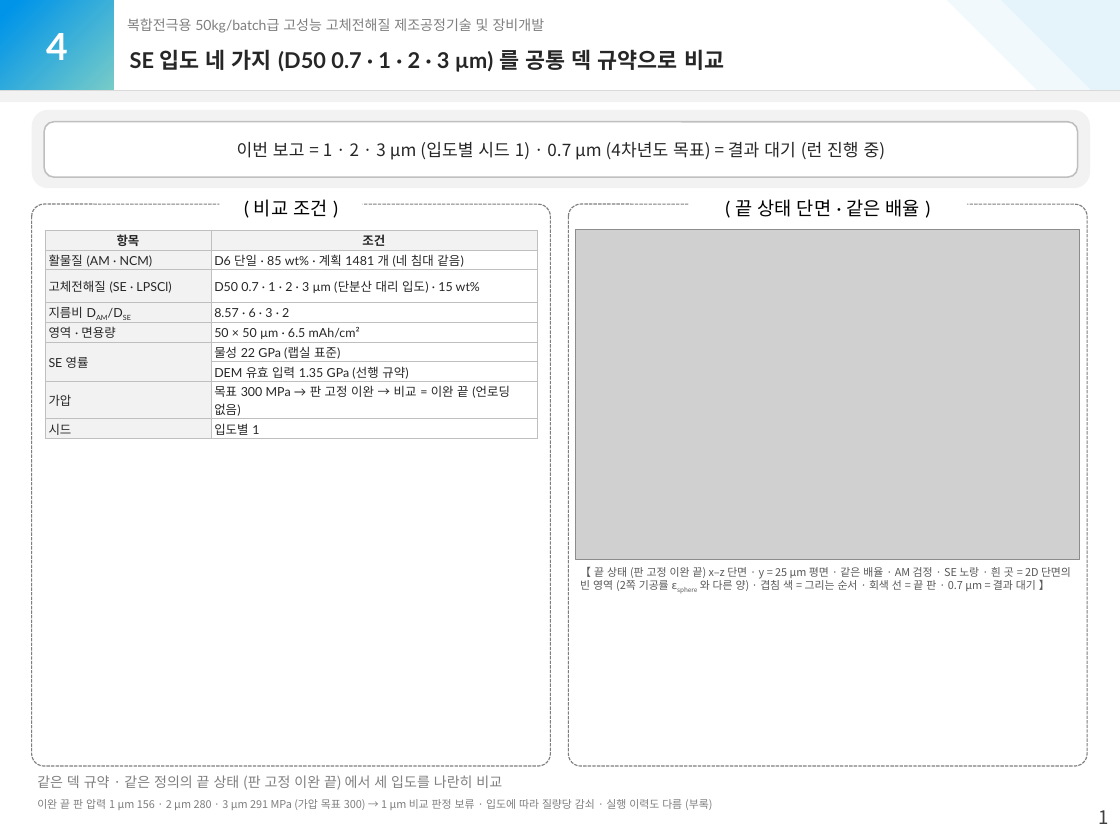
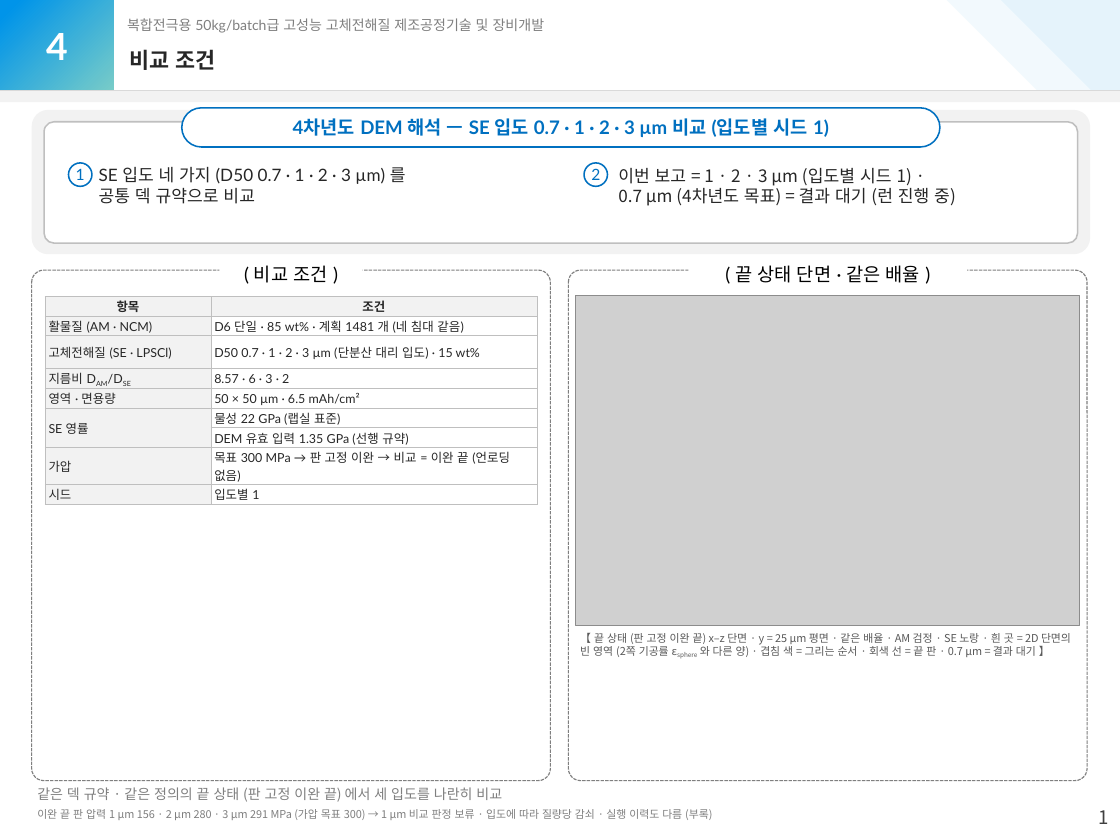
Before and after one commit to yonghoon7153-source/Yonghoon-DEM-DFT, a slide deck: slide 2 of docs/50kg/report_y4/draft3/kg50_report_y4_draft3.pptx. Drawn at 1120x840 pixels with LibreOffice and Linux fonts; fonts in the diff are those of the drawing; grey boxes stand for pictures. Boxes give left, top, right and bottom in pixels: in the first picture for what was removed or moved away, otherwise in the second. Text is boxed around its words. In the diff, an @@ line names an element or a change of style, - is before the commit and + after.

```diff
--- a/docs/50kg/report_y4/draft3/kg50_report_y4_draft3.pptx
+++ b/docs/50kg/report_y4/draft3/kg50_report_y4_draft3.pptx
@@ text added at (x1=130, y1=49, x2=216, y2=70), 14 pt, text #262626, bold @@
+비교 조건
@@ rounded rectangle resized from (x1=31, y1=110, x2=1090, y2=188) to (x1=31, y1=110, x2=1090, y2=254) @@
@@ rounded rectangle at (x1=31, y1=110, x2=1090, y2=254): proportions changed @@
@@ rounded rectangle added at (x1=181, y1=108, x2=940, y2=147), fill #FFFFFF, outline #0070C0 1 pt, 12 pt, text #0070C0, bold @@
+4차년도 DEM 해석 — SE 입도 0.7 · 1 · 2 · 3 µm 비교 (입도별 시드 1)
@@ rounded rectangle at (x1=44, y1=122, x2=1077, y2=243): proportions changed @@
@@ rounded rectangle resized from (x1=44, y1=122, x2=1077, y2=177) to (x1=44, y1=122, x2=1077, y2=243) @@
@@ ellipse added at (x1=68, y1=162, x2=92, y2=186), fill #FFFFFF, outline #0070C0 1 pt, 10 pt, text #0070C0 @@
+1
@@ text "SE 입도 네 가지 (D50 ..." moved from (x1=130, y1=49, x2=724, y2=72) to (x1=99, y1=167, x2=406, y2=204) @@
@@ text "SE 입도 네 가지 (D50 ..." at (x1=99, y1=167, x2=406, y2=204): size 14 to 11 pt, bold off; vertical alignment middle to top @@
@@ ellipse added at (x1=585, y1=162, x2=608, y2=186), fill #FFFFFF, outline #0070C0 1 pt, 10 pt, text #0070C0 @@
+2
@@ text "이번 보고 = 1 · ..." moved from (x1=237, y1=142, x2=886, y2=160) to (x1=618, y1=168, x2=956, y2=206) @@
@@ text "이번 보고 = 1 · ..." at (x1=618, y1=168, x2=956, y2=206): alignment centre to left; vertical alignment middle to top @@
@@ 2 rectangles, 1 picture, 1 text, 1 table moved together from (x1=45, y1=190, x2=1080, y2=591) to (x1=45, y1=256, x2=1080, y2=657) @@
@@ rounded rectangle resized from (x1=31, y1=204, x2=550, y2=766) to (x1=31, y1=270, x2=550, y2=781) @@
@@ rounded rectangle resized from (x1=569, y1=204, x2=1088, y2=766) to (x1=569, y1=270, x2=1088, y2=781) @@
@@ text "같은 덱 규약 · 같은 ..." moved from (x1=37, y1=775, x2=502, y2=790) to (x1=37, y1=787, x2=502, y2=802) @@
@@ text "이완 끝 판 압력 1 ..." moved from (x1=37, y1=799, x2=712, y2=810) to (x1=37, y1=809, x2=712, y2=820) @@
```
Also in this commit, not shown: 8 other slides changed, 13 other files.
